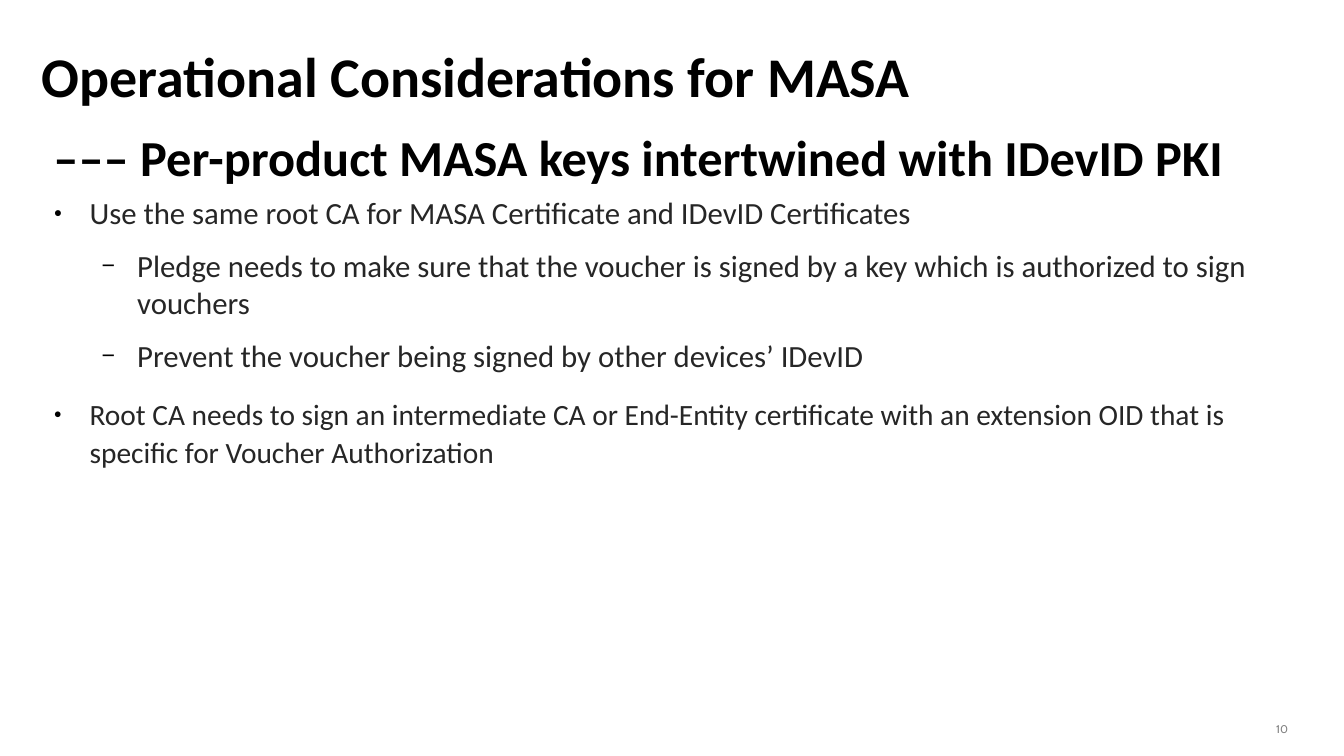
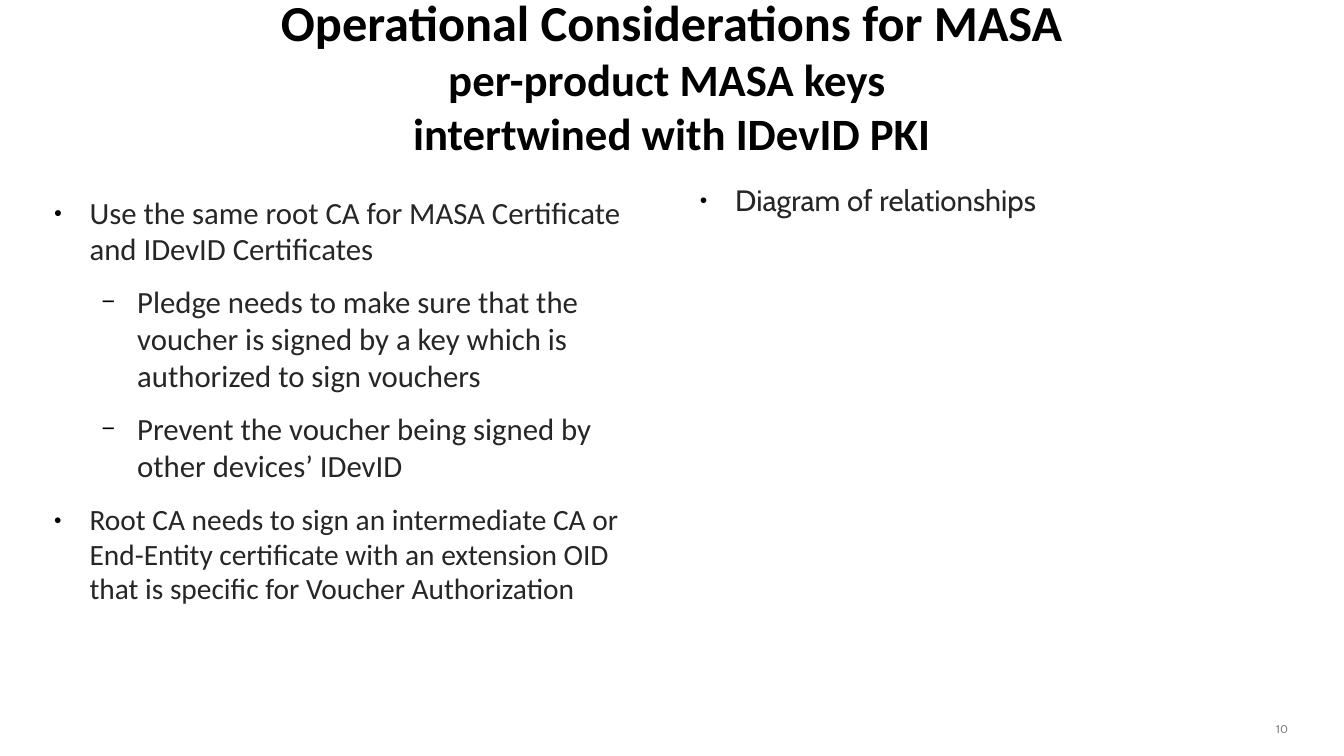
Before and after one commit to mcr/masa-operational-considerations, a slide deck: slide 10 of presentations/slides-anima-ietf107-masa-considerations.odp. Drawn at 1344x756 pixels with LibreOffice and Linux fonts; fonts in the diff are those of the drawing. Boxes give left, top, right and bottom in pixels: in the first picture for what was removed or moved away, otherwise in the second. Text is boxed around its words. In the diff, an @@ line names an element or a change of style, - is before the commit and + after.

Commit message:
updates to slides, adjust sizes of boxes (PPT thing?) and noted where diagrams go

```diff
--- a/presentations/slides-anima-ietf107-masa-considerations.odp
+++ b/presentations/slides-anima-ietf107-masa-considerations.odp
@@ title at (281,5,1062,151): text changed; size 36 to 32 pt @@
-––– Per-product MASA keys intertwined with IDevID PKI
+Operational Considerations for MASA
+per-product MASA keys
+intertwined with IDevID PKI
@@ title removed at (42,57,909,106) @@
-Operational Considerations for MASA
@@ text at (90,202,620,604): line spacing 1.07 to 0.97 @@
@@ text added at (735,189,1035,218), 21 pt, text #262626 @@
+● Diagram of relationships
```
Also in this commit, not shown: 10 other slides changed, 2 other files.
